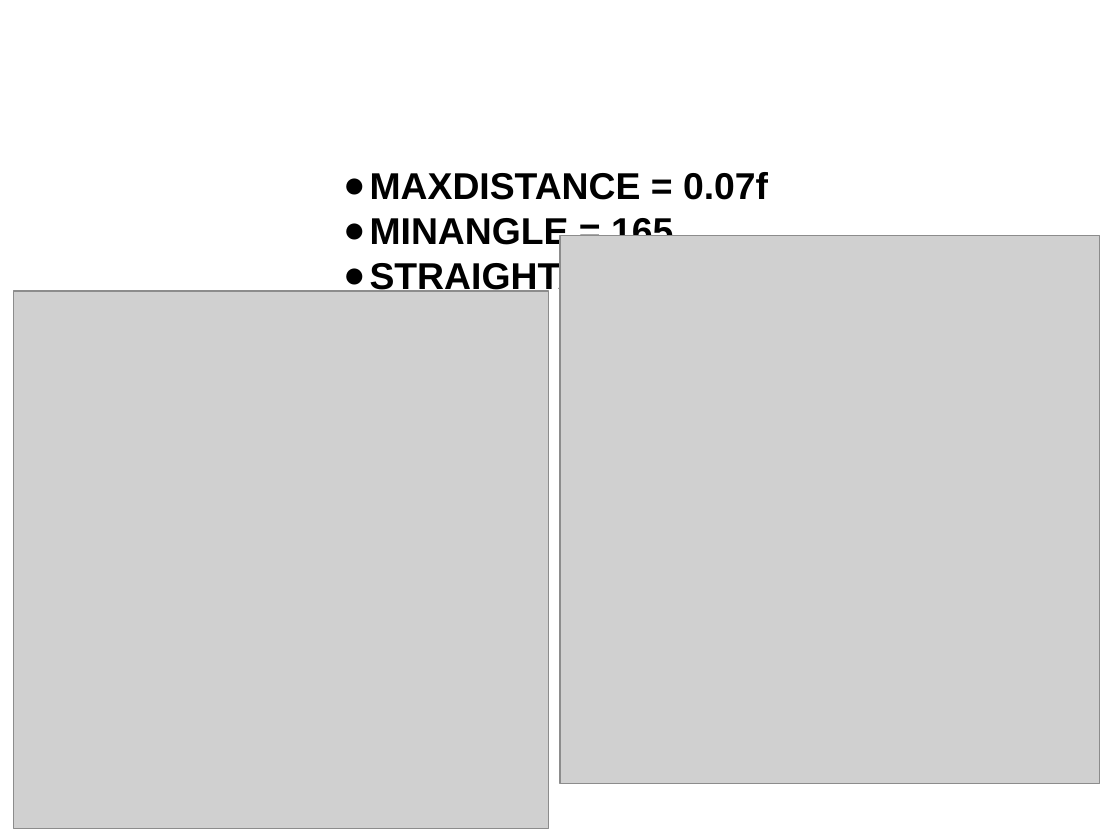
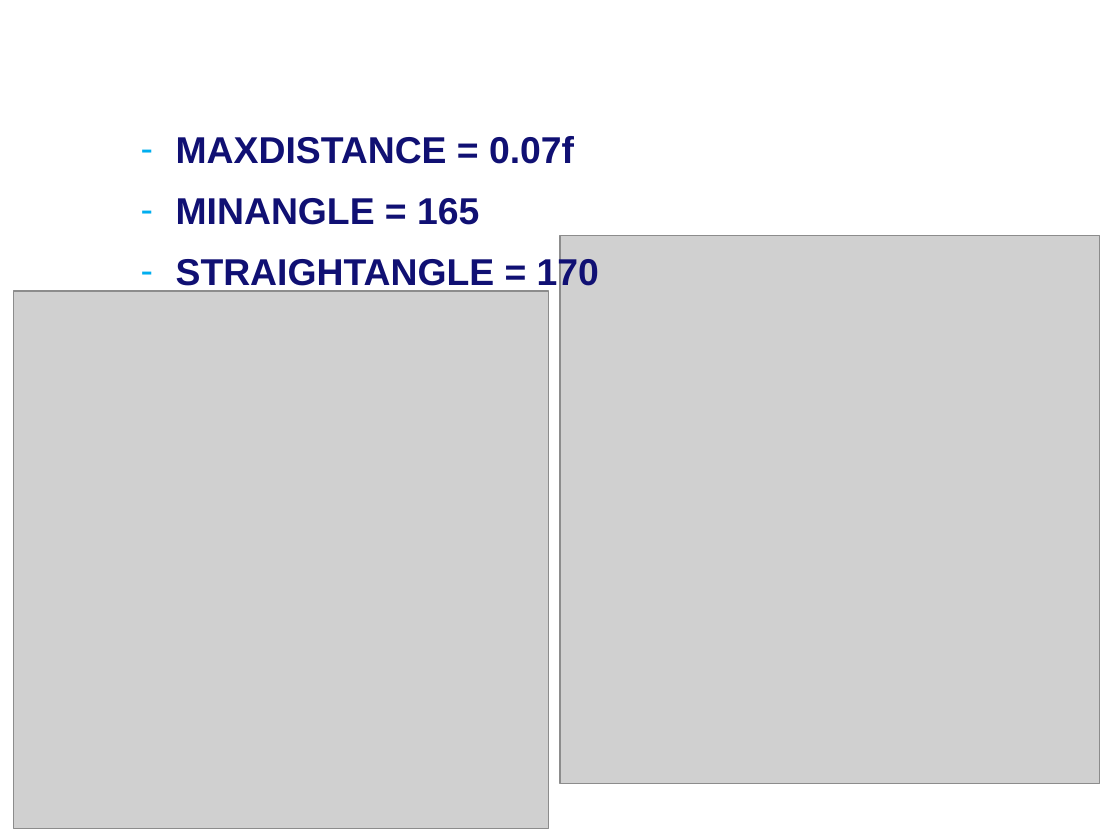
Before and after one commit to MartijnMuijsers/Algorithms, a slide deck: slide 28 of report/Final Presentation.ppt (slide 29 before the commit). Drawn at 1120x840 pixels with LibreOffice and Linux fonts; fonts in the diff are those of the drawing; grey boxes stand for pictures; background and template pictures are left out. Boxes give left, top, right and bottom in pixels: in the first picture for what was removed or moved away, otherwise in the second. Text is boxed around its words. In the diff, an @@ line names an element or a change of style, - is before the commit and + after.

```diff
--- a/report/Final Presentation.ppt
+++ b/report/Final Presentation.ppt
@@ text "MAXDISTANCE = 0.07f": place and size @@
-text "MAXDISTANCE = 0.07f" at (370, 172, 768, 296)
+text "MAXDISTANCE = 0.07f" at (176, 136, 599, 293)
@@ text "MAXDISTANCE = 0.07f" at (176, 136, 599, 293): text colour #000000 to #101073; bullet ● to -; list level 1 to 2 in "MAXDISTANCE = 0.07f"; bullet colour #000000 to #00AEEF; list level 1 to 2 in "MINANGLE = 165"; list level 1 to 2 in "STRAIGHTANGLE = 170" @@
```
Also in this commit, not shown: 9 other slides changed, 1 slide removed.
